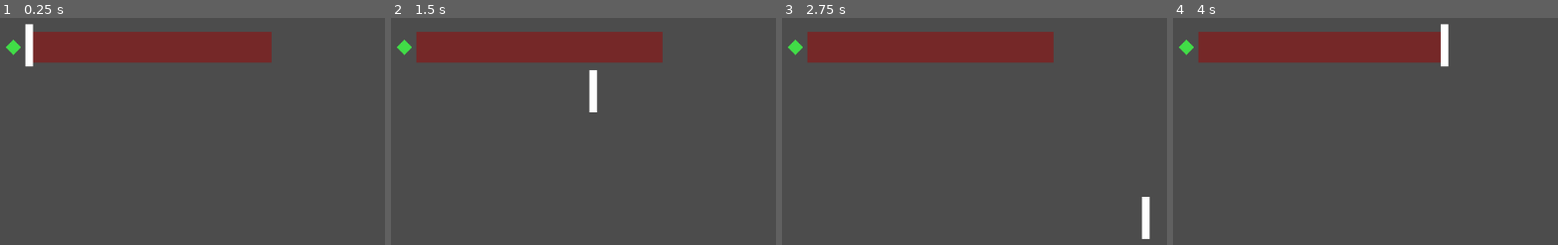
Above: before the commit, frames 1-4 (left to right).
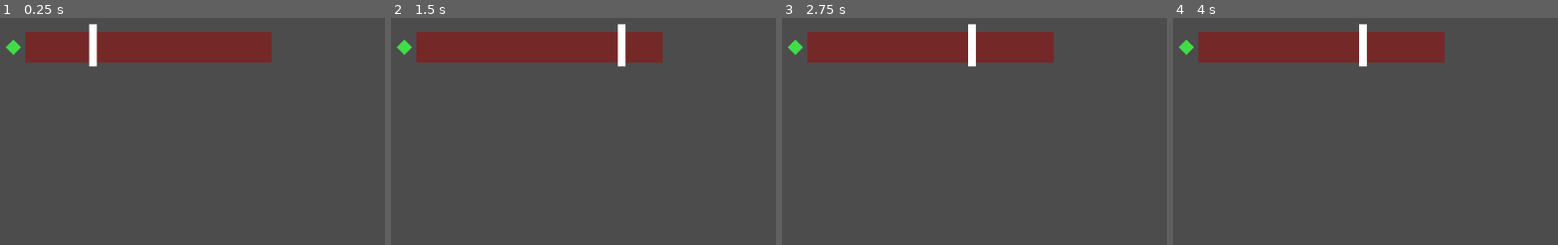
Above: after the commit, the same moments.

Repository: gsastraw/The-Dark-And-The-Light
Game: Godot game, scene res://Level/Level.tscn
Same seed, same stepped clock (60 frames per second), same inputs: the game is played once before the commit and once after it.
Inputs (mouse positions are in pixels of both pictures, inside the frame that each line leads up to):
- Up to frame 1 (0.25 s): no input
- Up to frame 2 (1.5 s): move the mouse to (702, 54) at 0.52 s; hold Right (ui_right) 0.53-1.28 s; click (702, 54) at 0.67 s; move the mouse to (outside the picture) at 1.27 s; hold Down (ui_down) from 1.28 s (still down); click (outside the picture) at 1.42 s
- Up to frame 3 (2.75 s): move the mouse to (outside the picture) at 2.02 s; release Down (ui_down) at 2.03 s; hold Right (ui_right) from 2.03 s (still down); click (outside the picture) at 2.17 s
- Up to frame 4 (4 s): move the mouse to (1269, 170) at 2.77 s; release Right (ui_right) at 2.78 s; hold Up (ui_up) 2.78-3.53 s; click (1269, 170) at 2.92 s; move the mouse to (1546, 147) at 3.52 s; hold Left (ui_left) from 3.53 s (still down); click (1546, 147) at 3.67 s

The runs differ from the first frame. In frame 1, 0.9% of the frame differs, in the area x 6-26%, y 2-22%; in frame 2, 0.9%; in frame 3, 0.8%; in frame 4, 0.8%.

Commit message:
friction on arrow

Diff:
--- a/Temperature/Arrow.gd
+++ b/Temperature/Arrow.gd
@@ -1,25 +1,25 @@
 extends KinematicBody2D
+var speed = 350
+var direction_right = Vector2(1, 0)
+var direction_left = Vector2(-1, 0)
+var velocity
+
+# Called when the node enters the scene tree for the first time.
+
+func _ready():
+	var input_dir = Input.get_vector("ui_left", "ui_right", "ui_up", "ui_down")
+	velocity = direction_right
+
+func _physics_process(delta):
+	# velocity = velocity * speed
+
+	var collision_info = move_and_collide(velocity * speed * delta)
+	if collision_info:
+		velocity = velocity.bounce(collision_info.normal)
 
 
-# Declare member variables here. Examples:
-# var a = 2
-# var b = "text"
-
-
-# Called when the node enters the scene tree for the first time.
-func _ready():
-	pass # Replace with function body.
-
-var speed = 300
-var velocity
-
-func get_input():
-	var input_dir = Input.get_vector("ui_left", "ui_right", "ui_up", "ui_down")
-	velocity = input_dir * speed
-
-func _physics_process(delta):
-	get_input()
-	move_and_collide(velocity * delta)
+	if (speed > 0):
+		speed -= 2.5
 # Called every frame. 'delta' is the elapsed time since the previous frame.
 #func _process(delta):
 #	pass
--- a/Temperature/Bar.tscn
+++ b/Temperature/Bar.tscn
@@ -9,12 +9,12 @@
 color = Color( 0.462745, 0.160784, 0.160784, 1 )
 polygon = PoolVector2Array( 49, -5, 49, 3, -15, 3, -15, -5 )
 
-[node name="Area2D" type="Area2D" parent="."]
+[node name="StaticBody2D" type="StaticBody2D" parent="."]
+position = Vector2( 42, 0 )
 
-[node name="CollisionShape2D2" type="CollisionShape2D" parent="Area2D"]
-position = Vector2( -42, 0 )
+[node name="CollisionRight" type="CollisionShape2D" parent="StaticBody2D"]
 shape = SubResource( 1 )
 
-[node name="CollisionShape2D" type="CollisionShape2D" parent="Area2D"]
-position = Vector2( 42, 0 )
+[node name="CollisionLeft" type="CollisionShape2D" parent="StaticBody2D"]
+position = Vector2( -84, 0 )
 shape = SubResource( 1 )
--- a/Temperature/Button.gd
+++ b/Temperature/Button.gd
@@ -1,8 +1,12 @@
 extends Node2D
+
+signal button_pressed;
 
 # Called when the node enters the scene tree for the first time.
 func _ready():
 	pass; # Replace with function body.
+
+
 
 func _input(event):
 	pass;
@@ -13,6 +17,7 @@
 
 	if (!Input.is_mouse_button_pressed(1)):
 		PlayerVariables.CHARGE = 0;
+		push_arrow()
 
 func increase_charge() -> void:
 	if (PlayerVariables.CHARGE > PlayerVariables.CHARGE_LIMIT):
@@ -20,6 +25,8 @@
 	elif (PlayerVariables.CHARGE < PlayerVariables.CHARGE_LIMIT):
 		PlayerVariables.CHARGE += 1;
 
+func push_arrow():
+	pass
 # Called every frame. 'delta' is the elapsed time since the previous frame.
 #func _process(delta):
 #	pass
--- a/project.godot
+++ b/project.godot
@@ -18,6 +18,10 @@
 
 PlayerVariables="*res://GlobalScripts/PlayerVariables.gd"
 
+[editor_plugins]
+
+enabled=PoolStringArray( "res://addons/MagicaVoxel_Importer_with_Extensions/plugin.cfg" )
+
 [global]
 
 scene=false
